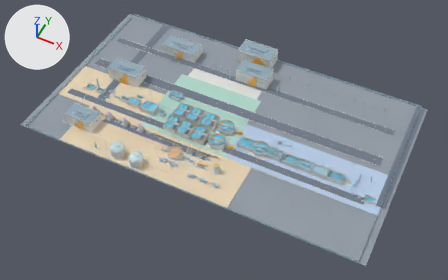
One commit to the glTF model examples/m1/assets/wastewater-plant/tiled/coarse/group-root.glb: the scene before it, then after it.
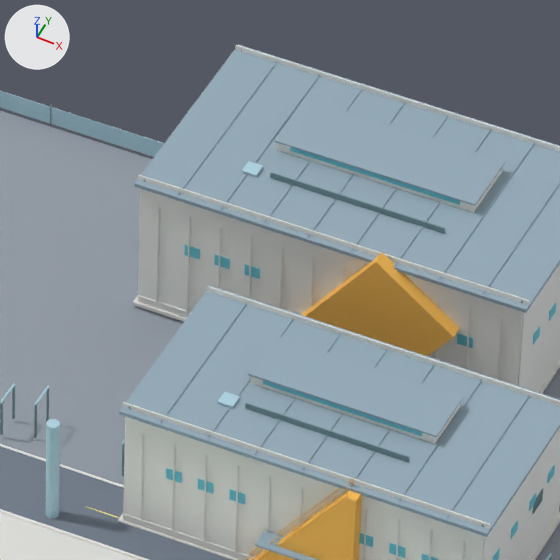
Each version appears first whole from a 50 mm lens placed at (306.0, -369.0, 401.0), pointed at (141.0, -38.0, -12.0), and next in a close-up on the part from 50% to 61% of the width and 13% to 30% of the height. Every picture has the same lights, and +X, +Y and +Z are marked at upper left. The last two pictures show the newer version. Vertices at exactly the same position are counted once.

The first close-up shows 'render-batch-10', 'render-batch-11', 'render-batch-14', 'render-batch-16', 'render-batch-17', 'render-batch-28', 'render-batch-34', 'render-batch-37', 'render-batch-8'.
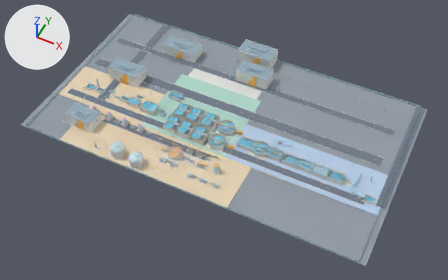
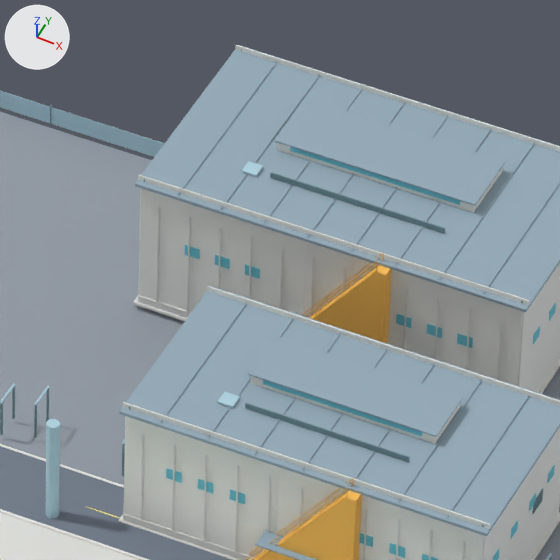
Where the change shows, as pixel boxes (x1, y1, x2, y2) in the close-ups (560 x 560 px):
'render-batch-37', reshaped
    before: (247, 252, 459, 560)
    after: (247, 253, 392, 560)
part 1 of me_mesh_37, added
    after: (309, 267, 377, 318)
part 2 of me_mesh_37, added (orange)
    after: (310, 265, 392, 344)
part 3 of me_mesh_37, cut back (mostly hidden afterwards)
    before: (301, 252, 459, 356)
    after: (302, 253, 384, 317)

Diff of the bpy script that builds the scene:
```diff
--- a/examples/m1/assets/wastewater-plant/tiled/coarse/group-root.glb.py
+++ b/examples/m1/assets/wastewater-plant/tiled/coarse/group-root.glb.py
@@ me_mesh_37 @@
 # used by ob_render_batch_37; location = (0.0, 0.0, 0.0)
-me_mesh_37.from_pydata(...)  # 9513 vertices, 15234 faces; spans x 1.0..283.0, y -105.0..50.0, z -5.0..14.0
+me_mesh_37.from_pydata(...)  # 9821 vertices, 15794 faces; spans x 1.0..283.0, y -105.0..50.0, z 0.0..14.0
+# me_mesh_37 part 1: the loose piece of 8 vertices spanning x 133.0..141.0, y 26.0, z 1.0..13.0 is copied, and the copy is moved by (-9.0, 23.0, 0.0); it spans x 123.0..133.0, y 49.0, z 1.0..13.0
+# me_mesh_37 part 2: a new loose piece of 226 vertices spanning x 123.0..133.0, y 49.0..50.0, z 0.0..13.0, in mat_equipment_safety (orange #fdc059)
+# me_mesh_37 part 3: 4 vertices moved from x 123.0..140.0, y 49.0..50.0, z -5.0..9.0 to x 123.0, y 49.0..50.0, z 0.0..1.0; 2 vertices removed from x 130.0..140.0, y 50.0, z -5.0..9.0; 18 vertices added at x 123.0..133.0, y 49.0..50.0, z 0.0..14.0
+# other edits to the shape of me_mesh_37 do not show in these pictures
 me_mesh_37.materials.append(mat_equipment_safety)
```
